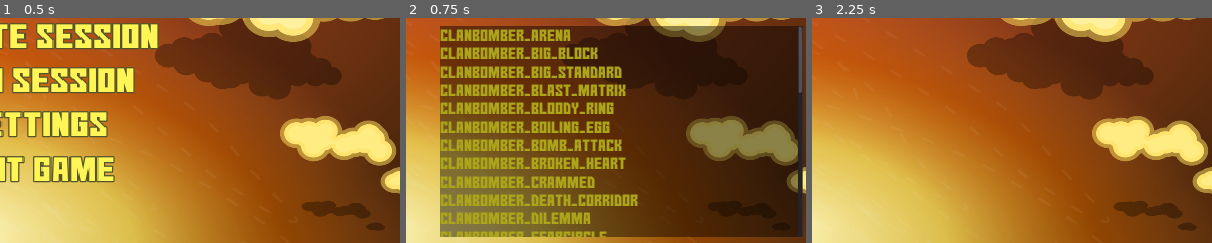
Above: before the commit, frames 1-3 (left to right).
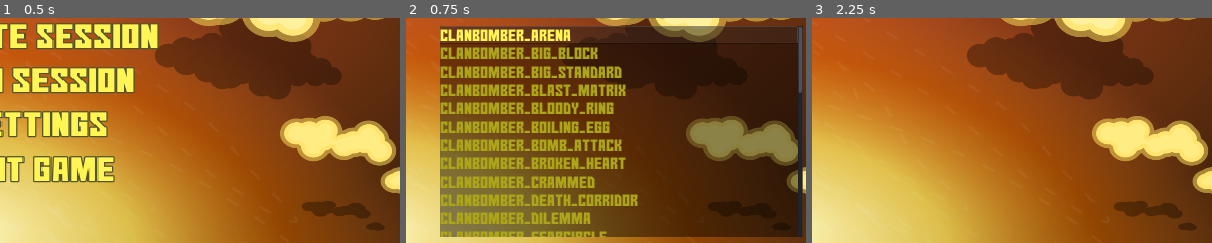
Above: after the commit, the same moments.

Repository: mrhappyhof/soulThieves
Game: Godot game, scene res://scenes/MainMenu.tscn
Two runs of this game, one before a commit and one after it. Both use one fixed random seed, a clock stepped at 60 frames per second and the inputs below.
Inputs (mouse positions are % of the whole screen's width and height, from its top left):
- Up to frame 1 (0.5 s): no input
- Up to frame 2 (0.75 s): click "Create Session" at 0.5 s
- Up to frame 3 (2.25 s): click (28, 37) at 1.27 s; type "Alex" at 1.35 s; click "Create Session" at 2 s
The pictures show only the part of the screen within x 45-95%, y 32-82%; the shares and areas given below are measured in that part.

Frame 1 is identical in both runs. In frame 2, 2.0% of the frame differs, in the area x 8-98%, y 3-12%; in frame 3, nothing differs.

Commit message:
select first item in map selection

Diff:
--- a/GranatierClient/scripts/MapSelection.gd
+++ b/GranatierClient/scripts/MapSelection.gd
@@ -25,8 +25,8 @@
 			$MapList.add_item(file_name)
 		file_name = dir.get_next()
 
+	$MapList.sort_items_by_text()
 	$MapList.select(0)
-	$MapList.sort_items_by_text()
 	selectedItem = $MapList.get_item_text(0)
 
 # Called every frame. 'delta' is the elapsed time since the previous frame.
